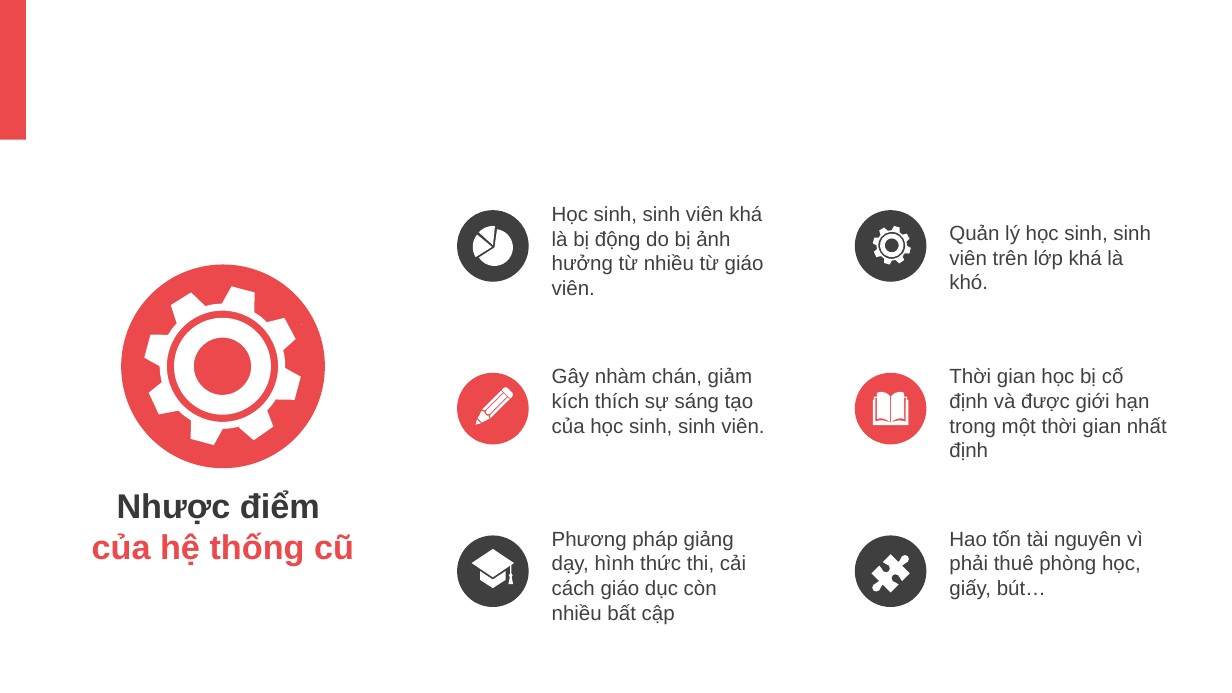
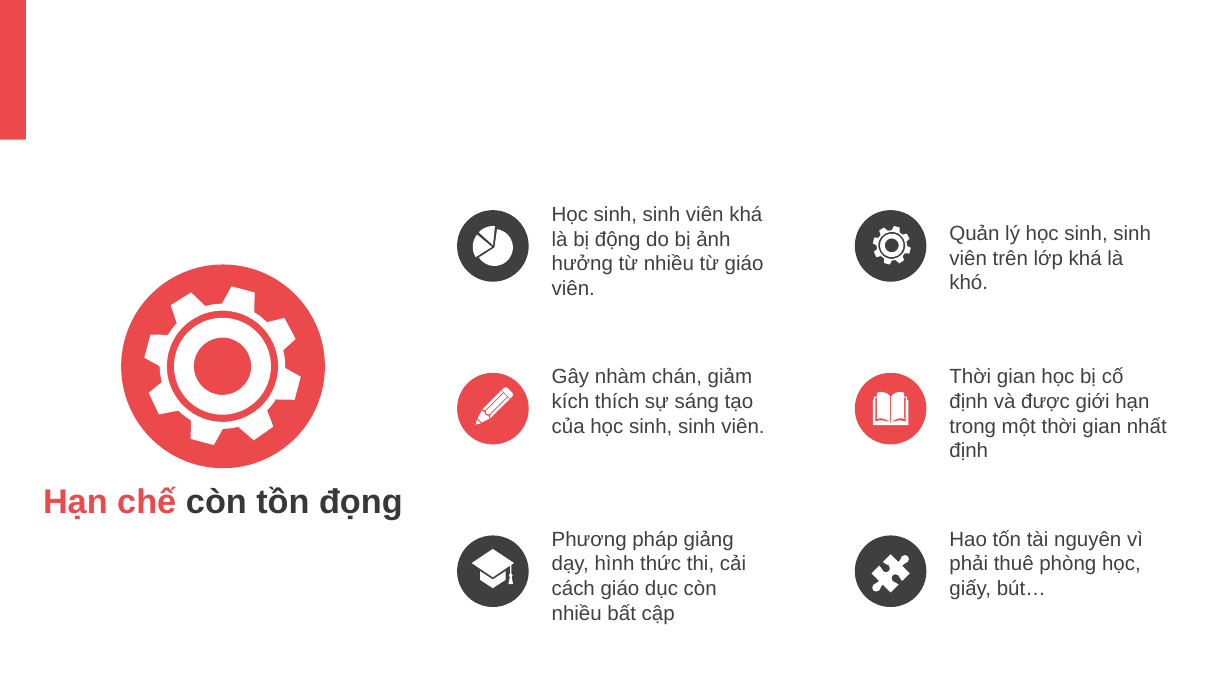
Before and after one commit to khanhtit1102/Edumall, a slide deck: slide 5 of Report/TTCN.pptx. Drawn at 1232x693 pixels with LibreOffice and Linux fonts; fonts in the diff are those of the drawing; background and template pictures are left out. Boxes give left, top, right and bottom in pixels: in the first picture for what was removed or moved away, otherwise in the second. Text is boxed around its words. In the diff, an @@ line names an element or a change of style, - is before the commit and + after.

```diff
--- a/Report/TTCN.pptx
+++ b/Report/TTCN.pptx
@@ text at [43,486,403,519]: text changed; text colour #EB494B to #383838 @@
-Nhược điểm
-của hệ thống cũ
+Hạn chế còn tồn đọng
```
Also in this commit, not shown: 5 other slides changed, 3 slides removed, 1 other file.
